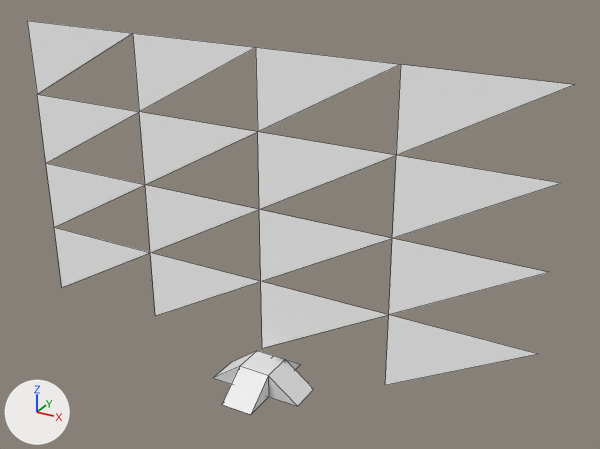
Two versions of the Blender file FBX/TVHolder.blend, one commit apart.
Rendered twice from a camera (50 mm lens) standing at (1.13, -1.82, 1.472) and looking at (0.096, 0.06, 0.532). The lights are fixed; the arrows at lower left show +X, +Y and +Z. Mesh edges are drawn as thin lines.

In view in the first picture: 'DroppableTVBase', 'DroppableTVScreenTri16'.
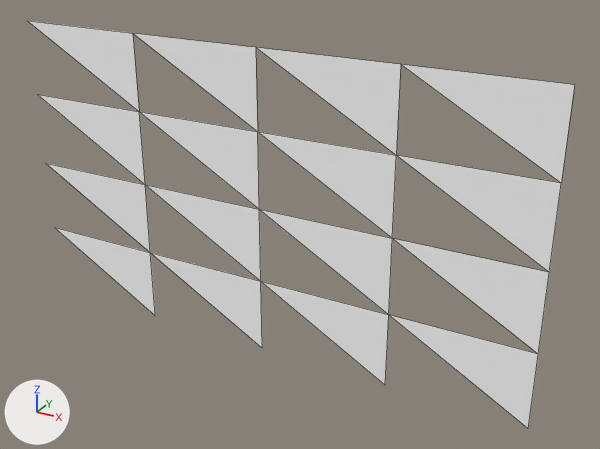
Boxes [x1, y1, x2, y2] around the edits, measured in the pictures (600 x 449 px):
'DroppableTVScreenTri16', turned
    before: [28, 21, 573, 385]
    after: [28, 21, 575, 428]
'DroppableTVBase', hidden
    before: [214, 351, 314, 414]

The change, as a list of edits to the scene's bpy script:
```text
Change ob_droppabletvbase:
    add ob_droppabletvbase.hide_set(True)
Change ob_droppabletvscreentri16:
    ob_droppabletvscreentri16.rotation_euler: (1.571, 0.0, 3.142) -> (1.571, 0.0, 6.283)  # degrees (90, 0, 180) -> degrees (90, 0, 360)
```
